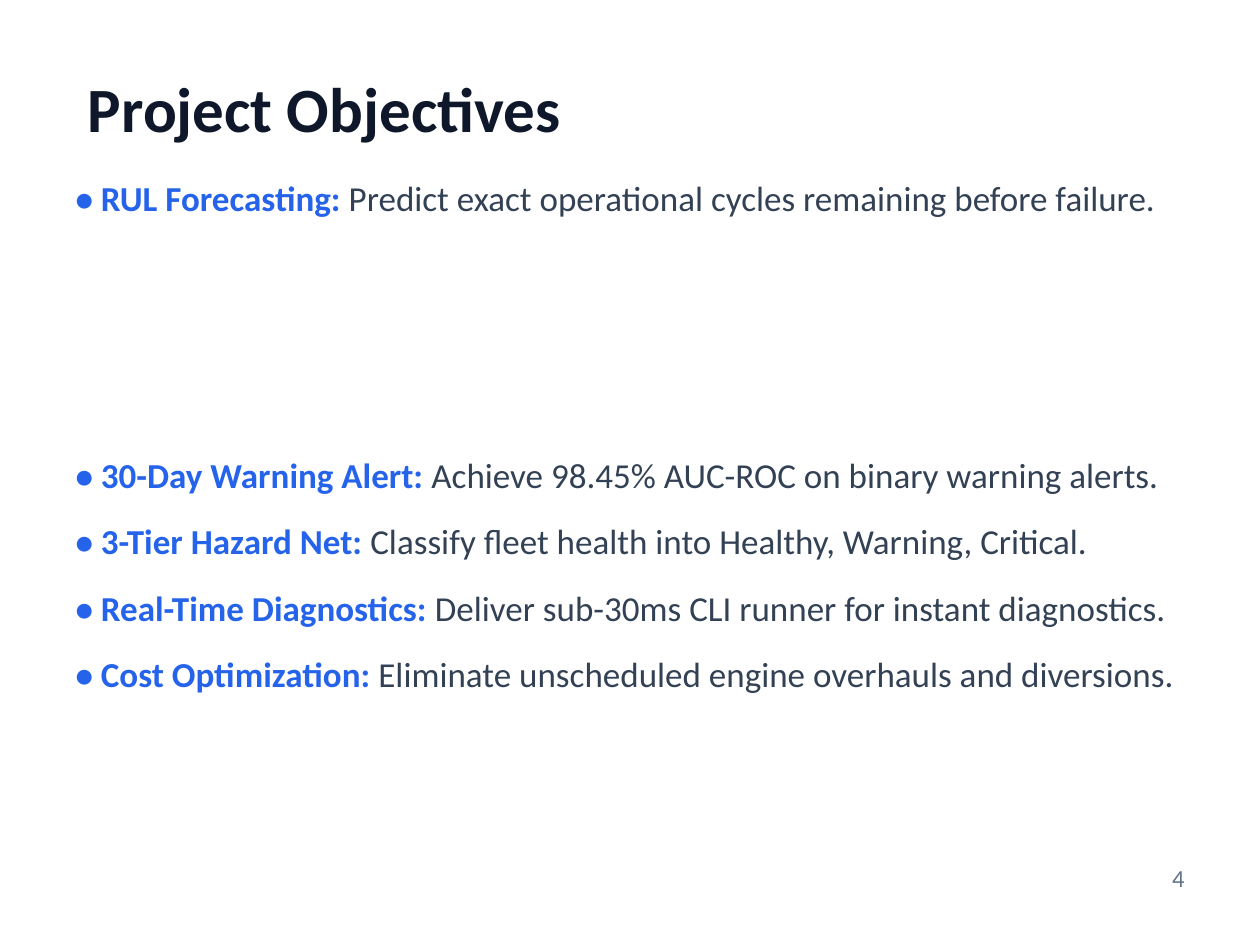
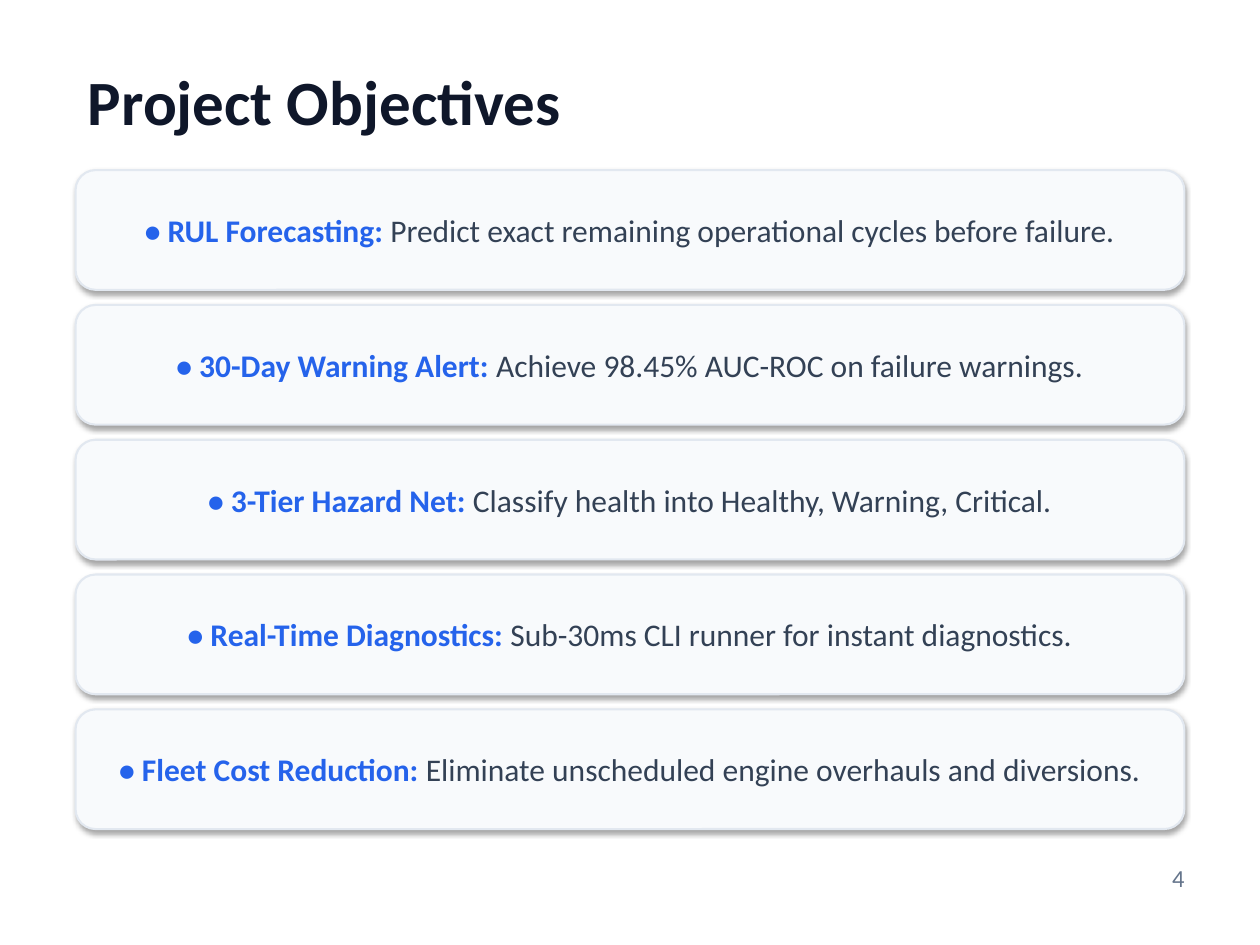
Before and after one commit to PiyushTiwari2051/Predictive-Master, a slide deck: slide 4 of Internship Presentation PPTs Template Final.pptx. Drawn at 1260x945 pixels with LibreOffice and Linux fonts; fonts in the diff are those of the drawing. Boxes give left, top, right and bottom in pixels: in the first picture for what was removed or moved away, otherwise in the second. Text is boxed around its words. In the diff, an @@ line names an element or a change of style, - is before the commit and + after.

```diff
--- a/Internship Presentation PPTs Template Final.pptx
+++ b/Internship Presentation PPTs Template Final.pptx
@@ text "Project Objectives": place and size @@
-text "Project Objectives" at [88, 87, 560, 143]
+text "Project Objectives" at [88, 80, 560, 136]
@@ rounded rectangle "• RUL Forecasting: Predict exact ...": place and size @@
-rounded rectangle "• RUL Forecasting: Predict exact ..." at [101, 186, 1173, 693]
+rounded rectangle "• RUL Forecasting: Predict exact ..." at [76, 170, 1184, 290]
@@ rounded rectangle "• RUL Forecasting: Predict exact ..." at [76, 170, 1184, 290]: vertical alignment top to middle; fill none to #F8FAFC; outline none to #E2E8F0 1.2 pt; shadow on @@
@@ text in rounded rectangle at [168, 220, 1114, 248]: text changed; size 20 to 18 pt @@
-• RUL Forecasting: Predict exact operational cycles remaining before failure.
-• 30-Day Warning Alert: Achieve 98.45% AUC-ROC on binary warning alerts.
-• 3-Tier Hazard Net: Classify fleet health into Healthy, Warning, Critical.
-• Real-Time Diagnostics: Deliver sub-30ms CLI runner for instant diagnostics.
-• Cost Optimization: Eliminate unscheduled engine overhauls and diversions.
+• RUL Forecasting: Predict exact remaining operational cycles before failure.
@@ rounded rectangle added at [76, 305, 1184, 425], fill #F8FAFC, outline #E2E8F0 1.2 pt, 18 pt, text #334155 @@
+• 30-Day Warning Alert: Achieve 98.45% AUC-ROC on failure warnings.
@@ rounded rectangle added at [76, 440, 1184, 559], fill #F8FAFC, outline #E2E8F0 1.2 pt, 18 pt, text #334155 @@
+• 3-Tier Hazard Net: Classify health into Healthy, Warning, Critical.
@@ rounded rectangle added at [76, 575, 1184, 694], fill #F8FAFC, outline #E2E8F0 1.2 pt, 18 pt, text #334155 @@
+• Real-Time Diagnostics: Sub-30ms CLI runner for instant diagnostics.
@@ rounded rectangle added at [76, 709, 1184, 829], fill #F8FAFC, outline #E2E8F0 1.2 pt, 18 pt, text #334155 @@
+• Fleet Cost Reduction: Eliminate unscheduled engine overhauls and diversions.
```
Also in this commit, not shown: 14 other slides changed, 1 other file.
